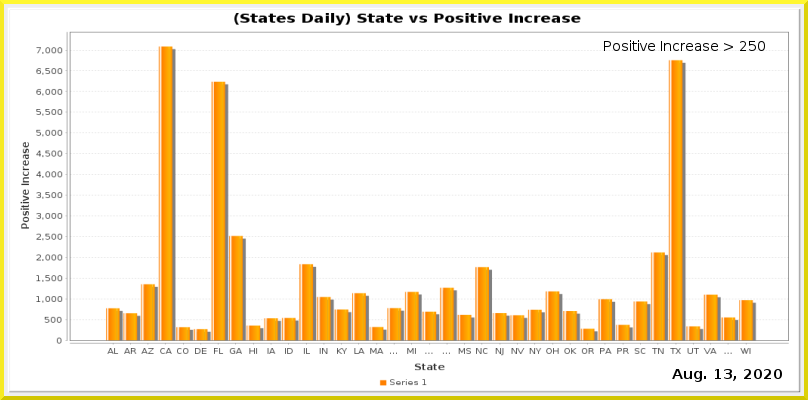
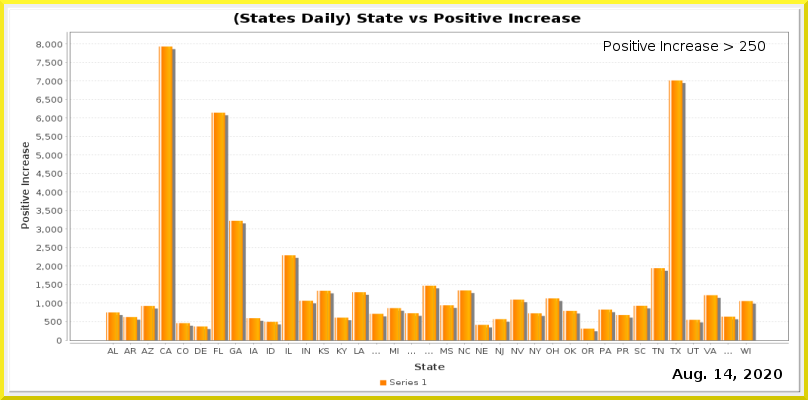
Two versions of the same layered image (808×400). Layer-by-layer changes:
painted on "Current Date" over bbox(724, 369, 732, 379)
painted on "Date_vs_TestIncrease.png" over bbox(36, 41, 789, 354)
